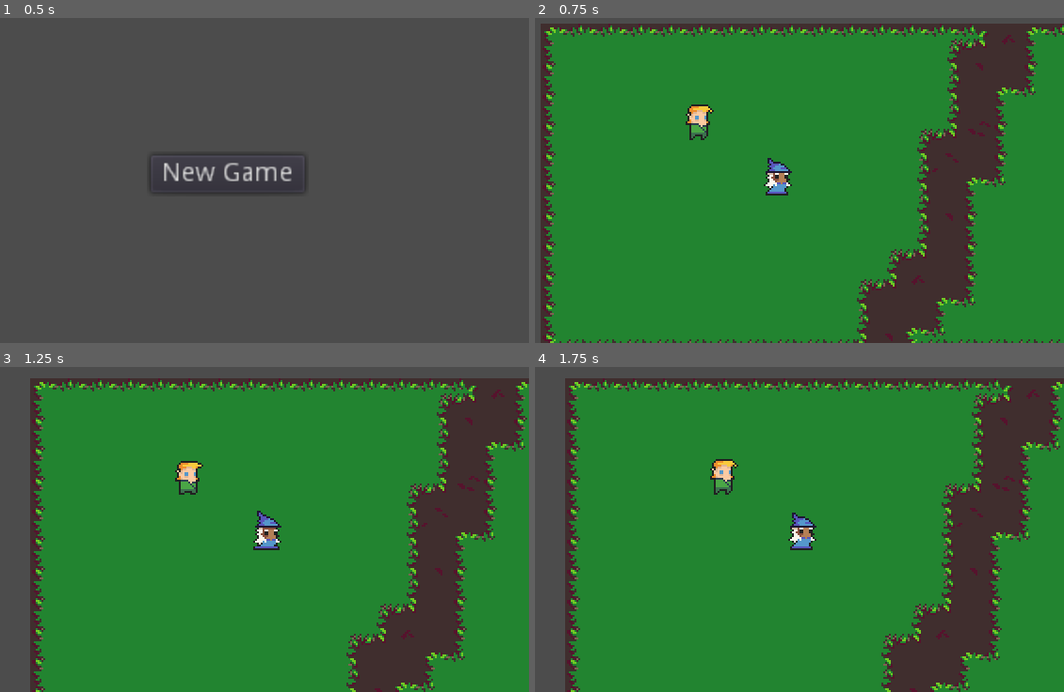
Above: before the commit, frames 1-4 (two rows, left to right).
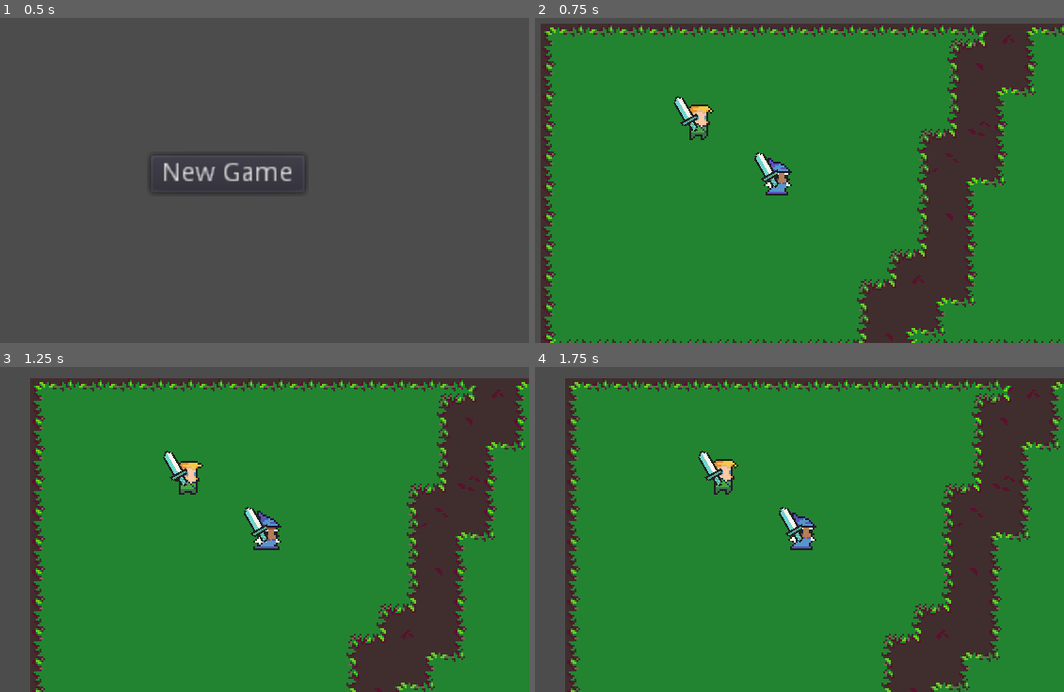
Above: after the commit, the same moments.

Repository: OpenGamedevCommunity/LastPotato
Game: Godot game, scene res://screens/title/TitleScreen.tscn
Two runs of this game, one before a commit and one after it. Both use one fixed random seed, a clock stepped at 60 frames per second and the inputs below.
Inputs:
- Up to frame 1 (0.5 s): no input
- Up to frame 2 (0.75 s): click "New Game" at 0.5 s
- Up to frame 3 (1.25 s): no input
- Up to frame 4 (1.75 s): no input

Frame 1 is identical in both runs. In frame 2, 0.4% of the frame differs, in the area x 26-47%, y 23-53%; in frame 3, 0.5%, in the area x 30-51%, y 25-55%; in frame 4, 0.4%.

Commit message:
Handable class inherited Weapons. First sword with animation and detect hit target

Diff:
--- a/entities/Entity.gd
+++ b/entities/Entity.gd
@@ -11,6 +11,7 @@
 onready var body:Node2D = $Body
 onready var sprite:Sprite = $Body/Sprite
 onready var spritePlayer:AnimationPlayer = $Body/SpritePlayer
+var holdable:Holdable
 
 #inherited entities decide the implementation
 func set_dir()->void:
@@ -18,7 +19,7 @@
 
 func _process(_delta:float)->void:
 	if abs(dir.x) > 0.01:
-		sprite.flip_h = dir.x < 0.0
+		body.scale.x = sign(dir.x)
 	set_animation()
 
 func _physics_process(_delta:float)->void:
--- a/entities/Entity.tscn
+++ b/entities/Entity.tscn
@@ -1,6 +1,7 @@
-[gd_scene load_steps=5 format=2]
+[gd_scene load_steps=6 format=2]
 
 [ext_resource path="res://assets/sprites/characters/Heroes.png" type="Texture" id=1]
+[ext_resource path="res://weapons/Sword1.tscn" type="PackedScene" id=2]
 
 [sub_resource type="RectangleShape2D" id=1]
 extents = Vector2( 5, 2 )
@@ -43,3 +44,5 @@
 autoplay = "Idle"
 anims/Idle = SubResource( 2 )
 anims/Run = SubResource( 3 )
+
+[node name="Sword1" parent="Body" instance=ExtResource( 2 )]
--- a/entities/player/Player.gd
+++ b/entities/player/Player.gd
@@ -24,7 +24,8 @@
 
 func _ready()->void:
 	owner.emit_signal("add_player", self)
-	print(owner.name)
+	holdable = $Body/Sword1
+	holdable.user = self
 
 func _exit_tree()->void:
 	owner.emit_signal("remove_player", self)
@@ -34,6 +35,10 @@
 	dir.y = Input.get_action_strength("down_p"+ctrl) - Input.get_action_strength("up_p"+ctrl)
 	dir = dir.normalized()
 
+	#if weapon is not null update it's dir
+	if holdable:
+		holdable.dir = dir
+
 func set_animation()->void:
 	if dir.length() > 0.1:
 		spritePlayer.play(animList[character][RUN])
--- a/objects/Camera.gd
+++ b/objects/Camera.gd
@@ -11,7 +11,6 @@
 var targets:Array
 func add_player(player:KinematicBody2D)->void:
 	targets.append(player)
-	print(player)
 
 func remove_player(player:KinematicBody2D)->void:
 	targets.erase(player)
--- /dev/null
+++ b/objects/Holdable.gd
@@ -0,0 +1,17 @@
+extends Node2D
+class_name Holdable
+
+var user:KinematicBody2D
+
+
+var dir: = Vector2.ZERO setget set_dir
+func set_dir(value:Vector2)->void:
+	if value.length() > 0.01:
+		dir = value.normalized()
+
+func use()->void:
+	pass
+
+func _unhandled_input(event):
+	if event.is_action_pressed("action_p"+user.ctrl):
+		use()
--- a/project.godot
+++ b/project.godot
@@ -13,9 +13,21 @@
 "class": "Entity",
 "language": "GDScript",
 "path": "res://entities/Entity.gd"
+}, {
+"base": "Node2D",
+"class": "Holdable",
+"language": "GDScript",
+"path": "res://objects/Holdable.gd"
+}, {
+"base": "Holdable",
+"class": "Weapon",
+"language": "GDScript",
+"path": "res://weapons/weapon.gd"
 } ]
 _global_script_class_icons={
-"Entity": ""
+"Entity": "",
+"Holdable": "",
+"Weapon": ""
 }
 
 [application]
@@ -108,6 +120,23 @@
 "events": [ Object(InputEventKey,"resource_local_to_scene":false,"resource_name":"","device":0,"alt":false,"shift":false,"control":false,"meta":false,"command":false,"pressed":false,"scancode":16777234,"unicode":0,"echo":false,"script":null)
  ]
 }
+dash_p2={
+"deadzone": 0.5,
+"events": [ Object(InputEventKey,"resource_local_to_scene":false,"resource_name":"","device":0,"alt":false,"shift":false,"control":false,"meta":false,"command":false,"pressed":false,"scancode":16777352,"unicode":0,"echo":false,"script":null)
+ ]
+}
+action_p2={
+"deadzone": 0.5,
+"events": [ Object(InputEventKey,"resource_local_to_scene":false,"resource_name":"","device":0,"alt":false,"shift":false,"control":false,"meta":false,"command":false,"pressed":false,"scancode":16777351,"unicode":0,"echo":false,"script":null)
+ ]
+}
+
+[layer_names]
+
+2d_physics/layer_1="environment"
+2d_physics/layer_2="player"
+2d_physics/layer_3="enemy"
+2d_physics/layer_4="item"
 
 [rendering]
 
--- /dev/null
+++ b/weapons/Sword1.gd
@@ -0,0 +1 @@
+extends Weapon
--- /dev/null
+++ b/weapons/Sword1.tscn
@@ -0,0 +1,93 @@
+[gd_scene load_steps=6 format=2]
+
+[ext_resource path="res://weapons/Weapon.tscn" type="PackedScene" id=1]
+[ext_resource path="res://weapons/Sword1.gd" type="Script" id=2]
+
+[sub_resource type="Animation" id=1]
+resource_name = "Attack"
+step = 0.05
+tracks/0/type = "bezier"
+tracks/0/path = NodePath("Offset/Sprite:rotation_degrees")
+tracks/0/interp = 1
+tracks/0/loop_wrap = true
+tracks/0/imported = false
+tracks/0/enabled = true
+tracks/0/keys = {
+"points": PoolRealArray( -30, -0.25, 0, 0.0640553, -14.2498, -74.9488, -0.0871406, 0.465141, 0.536307, 0.930275, 111.106, -0.133311, -9.07016, 0.101558, -4.18623, -30, -0.139829, 15.5189, 0.113342, -1.69115 ),
+"times": PoolRealArray( 0, 0.15, 0.6, 1 )
+}
+tracks/1/type = "value"
+tracks/1/path = NodePath(".:attacking")
+tracks/1/interp = 1
+tracks/1/loop_wrap = true
+tracks/1/imported = false
+tracks/1/enabled = true
+tracks/1/keys = {
+"times": PoolRealArray( 0.4, 0.7 ),
+"transitions": PoolRealArray( 1, 1 ),
+"update": 0,
+"values": [ true, false ]
+}
+tracks/2/type = "value"
+tracks/2/path = NodePath("AttackBox:monitoring")
+tracks/2/interp = 1
+tracks/2/loop_wrap = true
+tracks/2/imported = false
+tracks/2/enabled = true
+tracks/2/keys = {
+"times": PoolRealArray( 0.45, 0.75 ),
+"transitions": PoolRealArray( 1, 1 ),
+"update": 1,
+"values": [ true, false ]
+}
+tracks/3/type = "value"
+tracks/3/path = NodePath("AttackBox:monitorable")
+tracks/3/interp = 1
+tracks/3/loop_wrap = true
+tracks/3/imported = false
+tracks/3/enabled = true
+tracks/3/keys = {
+"times": PoolRealArray( 0.45, 0.75 ),
+"transitions": PoolRealArray( 1, 1 ),
+"update": 1,
+"values": [ true, false ]
+}
+
+[sub_resource type="Animation" id=3]
+resource_name = "Idle"
+step = 0.05
+tracks/0/type = "bezier"
+tracks/0/path = NodePath("Offset/Sprite:rotation_degrees")
+tracks/0/interp = 1
+tracks/0/loop_wrap = true
+tracks/0/imported = false
+tracks/0/enabled = true
+tracks/0/keys = {
+"points": PoolRealArray( -30, -0.25, 0, 0.0640553, -14.2498 ),
+"times": PoolRealArray( 0 )
+}
+
+[sub_resource type="RectangleShape2D" id=2]
+extents = Vector2( 7, 3 )
+
+[node name="Sword1" instance=ExtResource( 1 )]
+script = ExtResource( 2 )
+
+[node name="Offset" parent="." index="0"]
+position = Vector2( -2, -6 )
+
+[node name="Sprite" parent="Offset" index="0"]
+rotation = -0.523599
+
+[node name="AnimationPlayer" parent="." index="1"]
+autoplay = "Idle"
+anims/Attack = SubResource( 1 )
+anims/Idle = SubResource( 3 )
+
+[node name="AttackBox" parent="." index="2"]
+monitoring = false
+monitorable = false
+
+[node name="CollisionShape2D" type="CollisionShape2D" parent="AttackBox" index="0"]
+position = Vector2( 10, 0 )
+shape = SubResource( 2 )
--- /dev/null
+++ b/weapons/Weapon.tscn
@@ -0,0 +1,23 @@
+[gd_scene load_steps=3 format=2]
+
+[ext_resource path="res://assets/sprites/weapons/weapons.png" type="Texture" id=1]
+
+[sub_resource type="Animation" id=1]
+resource_name = "Attack"
+
+[node name="Weapon" type="Node2D"]
+
+[node name="Offset" type="Node2D" parent="."]
+position = Vector2( -3, -7 )
+
+[node name="Sprite" type="Sprite" parent="Offset"]
+rotation = -0.521853
+texture = ExtResource( 1 )
+offset = Vector2( 0, -9 )
+region_enabled = true
+region_rect = Rect2( 35, 10, 10, 21 )
+
+[node name="AnimationPlayer" type="AnimationPlayer" parent="."]
+anims/Attack = SubResource( 1 )
+
+[node name="AttackBox" type="Area2D" parent="."]
--- /dev/null
+++ b/weapons/weapon.gd
@@ -0,0 +1,45 @@
+extends Holdable
+class_name Weapon
+
+#enum and const are accesible without making instance
+#we can use it as data set for weapons
+enum WeaponList {
+	SWORD1
+}
+const WeaponScenes: = [
+	"res://weapons/Sword1.tscn",
+]
+
+export(float) var attackSpeed: = 1.25
+
+onready var animationPlayer:AnimationPlayer = $AnimationPlayer
+onready var attackBox:Area2D = $AttackBox
+
+func _ready()->void:
+# warning-ignore:return_value_discarded
+	attackBox.connect("body_entered", self, "body_entered")
+# warning-ignore:return_value_discarded
+	animationPlayer.connect("animation_finished", self, "animation_finished")
+
+func animation_finished(anim:String)->void:
+	if anim == "Attack":
+		if Input.is_action_pressed("action_p"+user.ctrl):
+			attack()
+		else:
+			animationPlayer.play("Idle")
+
+func use()->void:
+		attack()
+
+export(bool) var attacking: = false
+func attack()->void:
+	attackBox.rotation = dir.angle()
+	animationPlayer.play("Attack", -1, attackSpeed)
+
+
+func body_entered(body:PhysicsBody2D)->void:
+	if body == user:
+		return
+
+	if attacking:
+		print("attacking: ", body)
